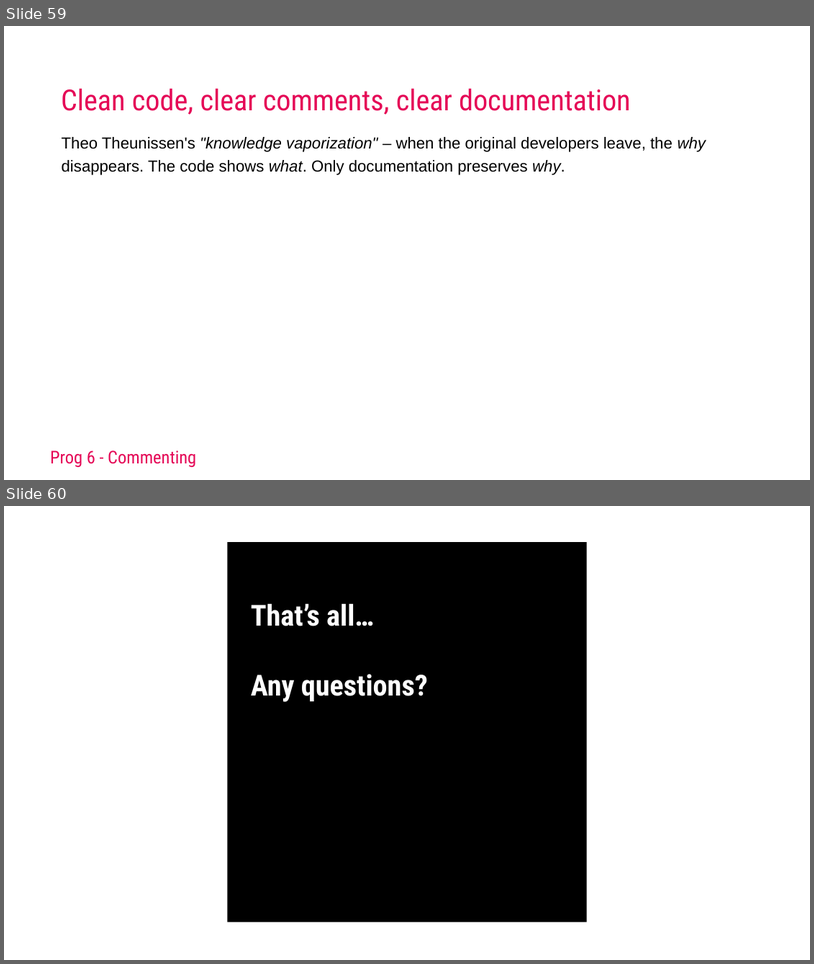
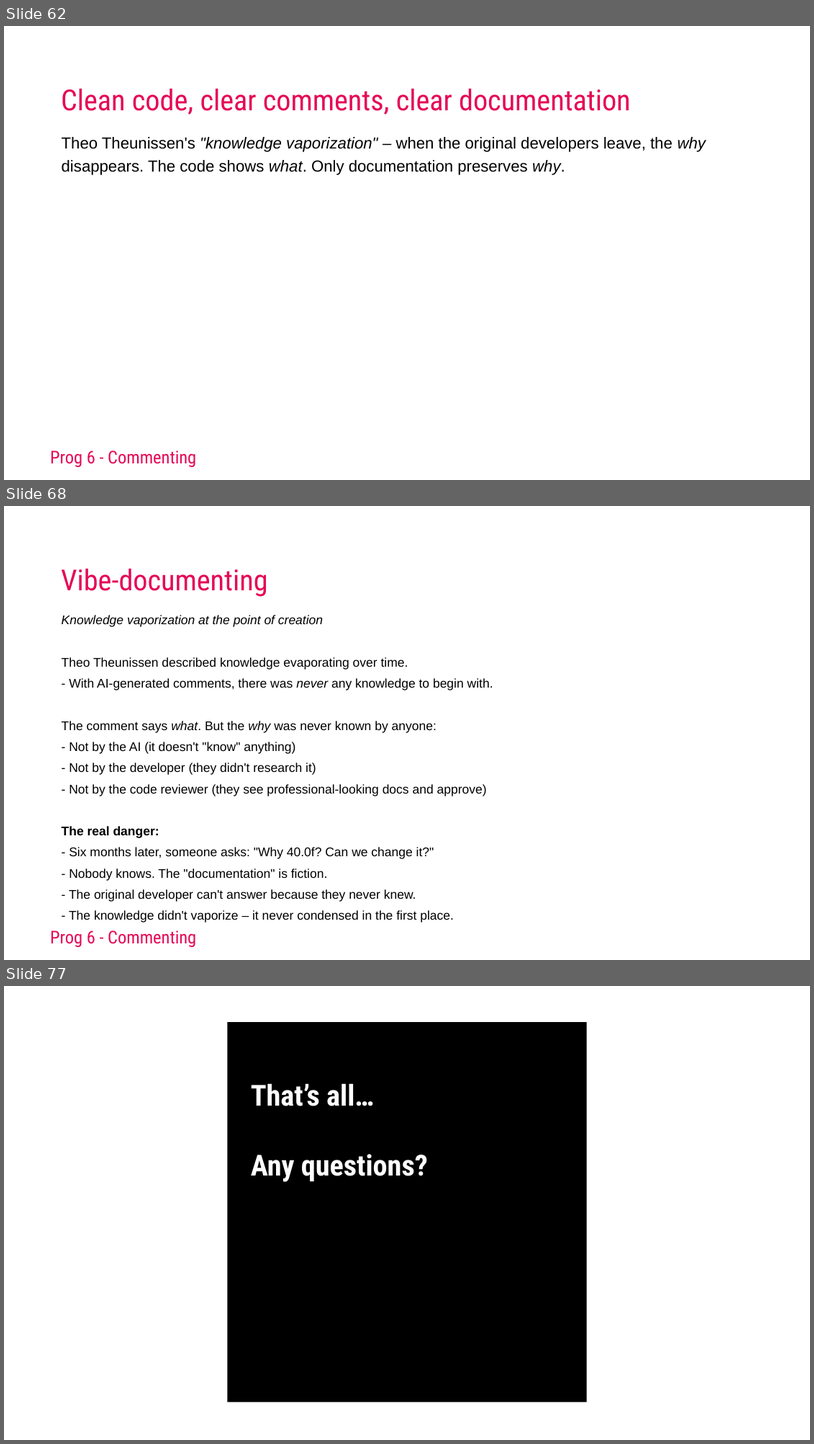
Before and after one commit to AEAEmbedded/ESE_PROG, a slide deck: Workshops/Commenting/Keynotes/Workshop Commenting 2025.pptx. Shown one above the other, each under a label of ours: slides 59 and 60 before the commit, slides 62, 68 and 77 after it; the slides between them are not shown. The pictures are 814x964 and 814x1444 pixels, drawn with LibreOffice and Linux fonts; fonts in the diff are those of the drawing; background and template pictures are left out. Boxes give left, top, right and bottom in pixels: in the first picture for what was removed or moved away, otherwise in the second. Text is boxed around its words. In the diff, an @@ line names an element or a change of style, - is before the commit and + after.

Commit message:
Enh Workshop commenting

```diff
--- a/Workshops/Commenting/Keynotes/Workshop Commenting 2025.pptx
+++ b/Workshops/Commenting/Keynotes/Workshop Commenting 2025.pptx
@@ slide 68 added at (4,506,810,960), background #FFFFFF; not listed: 1 template element that a slide beside it also shows @@
@@ title added at (61,568,268,597), 69 pt, text #E50856 @@
+Vibe-documenting
@@ text added at (62,615,494,922), 30 pt, text #000000 @@
+Knowledge vaporization at the point of creation
+Theo Theunissen described knowledge evaporating over time.
+- With AI-generated comments, there was never any knowledge to begin with.
+The comment says what. But the why was never known by anyone:
+- Not by the AI (it doesn't "know" anything)
+- Not by the developer (they didn't research it)
+- Not by the code reviewer (they see professional-looking docs and approve)
+The real danger:
+- Six months later, someone asks: "Why 40.0f? Can we change it?"
+- Nobody knows. The "documentation" is fiction.
+- The original developer can't answer because they never knew.
+- The knowledge didn't vaporize – it never condensed in the first place.
@@ what was slide 59 is now slide 62 @@
@@ what was slide 60 is now slide 77 @@
```
Also in this commit, not shown: 16 other slides added, 10 other files.
